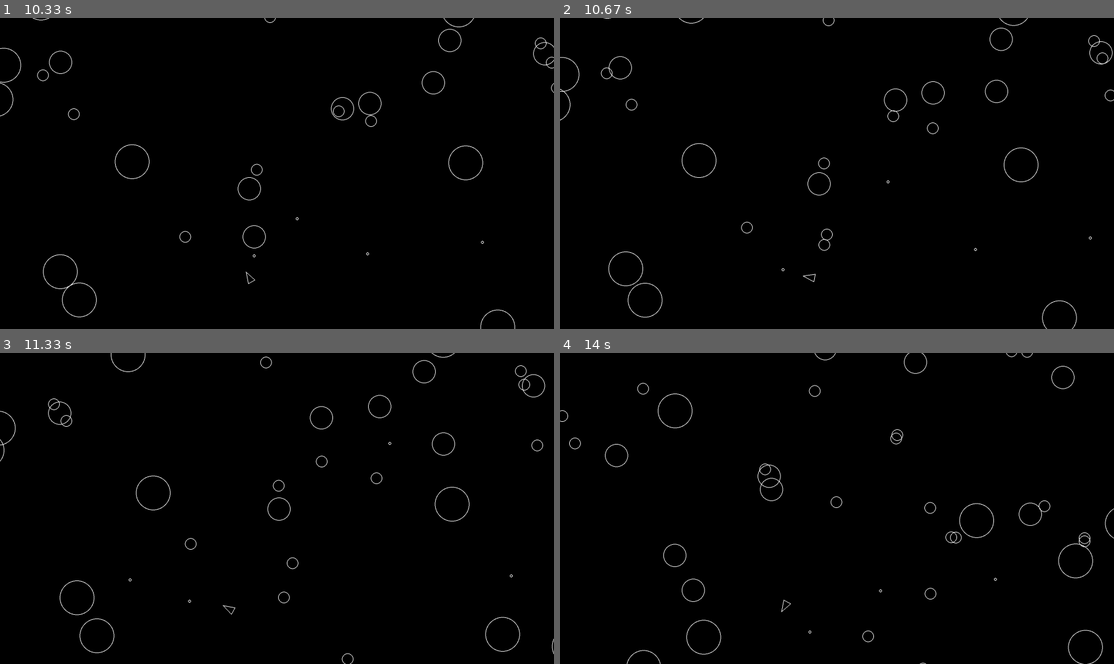
Above: before the commit, frames 1-4 (two rows, left to right).
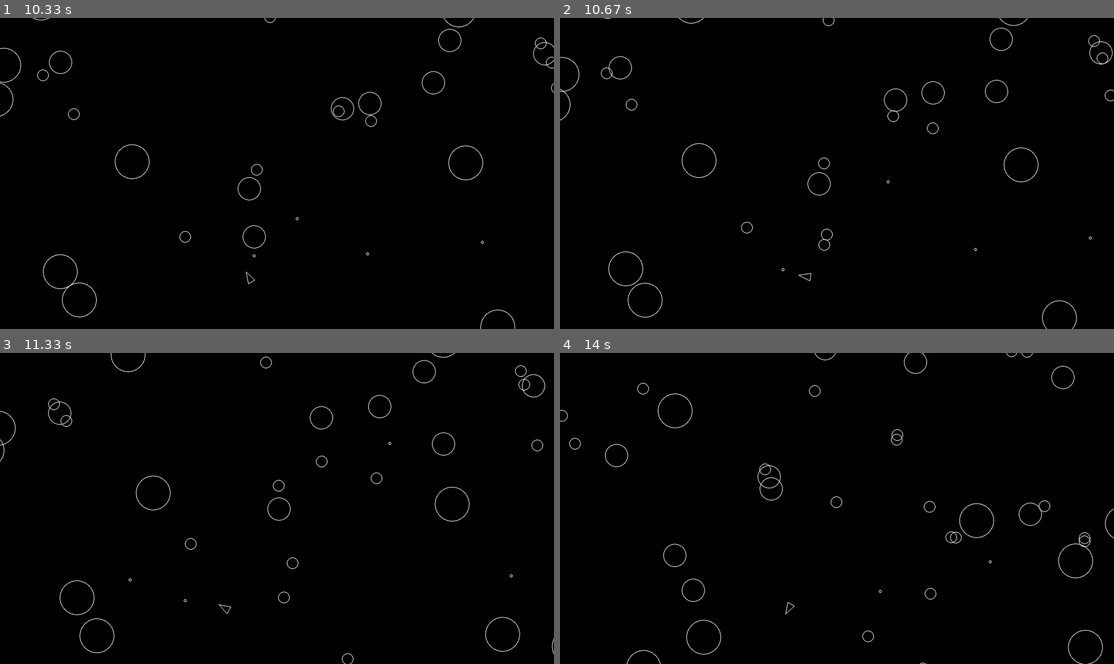
Above: after the commit, the same moments.

Repository: Dich3x/pygame_asteroids
Game: pygame game, started from main.py
The game is run twice, just before and just after one commit, with the same random seed, the same clock (stepped at 60 frames per second) and the same inputs.
Inputs:
- Up to frame 1 (10.33 s): tap Space at 0.33, 0.73, 1.03, 1.23, 1.53, 1.73, 2.03, 2.4, 2.8, 3.1, 3.3, 3.6, 3.8, 4.13, 4.43, 4.63, 4.93, 5.2, 5.53, 5.83, 5.97, 6.37, 6.67, 7.03, 7.43, 7.73, 7.93, 8.23, 8.43, 8.77, 9.07, 9.27, 9.57, 9.83, 10.17 s; hold Shift 0.67-1.13 s; hold W 0.67-1.13 s; hold W 1.17-1.63 s; hold D 1.67-2.3 s; hold S 2.33-2.7 s; hold A 2.73-3.2 s; hold D 3.23-3.7 s; hold W 3.73-4.03 s; hold D 4.07-4.53 s; hold A 4.57-5.1 s; hold S 5.13-5.43 s; hold A 5.47-5.87 s; hold W 5.9-6.27 s; hold D 6.3-6.93 s; hold S 6.97-7.33 s; hold A 7.37-7.83 s; hold D 7.87-8.33 s; hold W 8.37-8.67 s; hold D 8.7-9.17 s; hold A 9.2-9.73 s; hold S 9.77-10.07 s; hold A from 10.1 s (still down)
- Up to frame 2 (10.67 s): tap Space at 10.47 s; release A at 10.5 s; tap Shift at 10.53 s
- Up to frame 3 (11.33 s): hold W 10.87-11.23 s; tap Space at 10.93 s; hold D from 11.27 s (still down)
- Up to frame 4 (14 s): tap Space at 11.33, 11.63, 12, 12.4, 12.7, 12.9, 13.2, 13.4, 13.73 s; release D at 11.9 s; hold S 11.93-12.3 s; tap Shift at 12.08, 13.48 s; hold A 12.33-12.8 s; hold D 12.83-13.3 s; hold W 13.33-13.63 s; hold D from 13.67 s (still down)

Frame 1 is identical in both runs. In frame 2, less than 0.1% of the frame differs, in the area x 43-47%, y 82-85%; in frame 3, less than 0.1%; in frame 4, 0.3%, in the area x 0-79%, y 18-91%.

Commit message:
add dockerfile

Diff:
--- a/constants.py
+++ b/constants.py
@@ -11,11 +11,13 @@
 # collors
 BLACK = (0, 0, 0)
 WHITE = (255, 255, 255)
+RED = (33, 11, 20)
 
 # player
 PLAYER_RADIUS = 20
 PLAYER_SPEED = 200
 PLAYER_TURN_SPEED = 300
+PLAYER_UP_SPEED_COOLDOWN = 0.25
 
 
 # shot
--- a/main.py
+++ b/main.py
@@ -1,11 +1,8 @@
-# this allows us to use code from
-# the open-source pygame library
-# throughout this file
 import pygame
 import sys
 from constants import *
+from circleshape import *
 from player import *
-from circleshape import *
 from asteroid import *
 from asteroidfield import *
 
@@ -15,7 +12,7 @@
 
     pygame.init()
     print("Starting asteroids!")
-
+    life = 2
     clock = pygame.time.Clock()
     updatable = pygame.sprite.Group()
     drawable = pygame.sprite.Group()
@@ -52,8 +49,17 @@
                     points += 1
 
             if player.collisionDetection(thing):
-                print(f"Yore points: {points}")
-                sys.exit("Game over!")
+                if life == 0:
+                    print(f"Yore points: {points}")
+                    sys.exit("Game over!")
+                else:
+                    life -= 1
+                    thing.kill()
+                    screen.fill(RED)
+                    for thing in drawable:
+                        thing.draw(screen)
+                    pygame.display.flip()
+                    dt = clock.tick(60) / 10000
 
         screen.fill(BLACK)
         for thing in drawable:
--- a/player.py
+++ b/player.py
@@ -9,7 +9,9 @@
     def __init__(self, x, y):
         super().__init__(x, y, PLAYER_RADIUS)
         self.rotation = 0
-        self.cooldown = 0
+        self.cooldown_shot = 0
+        self.cooldown_up_speed = 0
+        self.timer_up_speed = 10
 
     def triangle(self):
         forward = pygame.Vector2(0, 1).rotate(self.rotation)
@@ -28,7 +30,8 @@
 
     def update(self, dt):
         keys = pygame.key.get_pressed()
-        self.cooldown -= dt
+        self.cooldown_shot -= dt
+        self.timer_up_speed -= dt
 
         if keys[pygame.K_a]:
             self.rotate(-dt)
@@ -38,10 +41,22 @@
             self.move(dt)
         if keys[pygame.K_s]:
             self.move(-dt)
+        if keys[pygame.K_LSHIFT]:
+            if self.timer_up_speed < -1:
+                self.timer_up_speed = 0
+            if self.cooldown_up_speed <= 10 and self.timer_up_speed <= 0:
+                self.move(dt * 1.5)
+                self.cooldown_shot = PLAYER_SHOOT_COOLDOWN
+                self.cooldown_up_speed += PLAYER_UP_SPEED_COOLDOWN * 2
+            elif self.timer_up_speed <= 0:
+                self.timer_up_speed = 5
+                self.cooldown_up_speed = 0
+
         if keys[pygame.K_SPACE]:
-            if self.cooldown <= 0:
+            if self.cooldown_shot <= 0:
                 self.shoot()
-                self.cooldown = PLAYER_SHOOT_COOLDOWN
+                self.cooldown_shot = PLAYER_SHOOT_COOLDOWN
+
 
     def shoot(self):
         shot = Shot(self.position.x, self.position.y)
Not shown, added: Dockerfile
